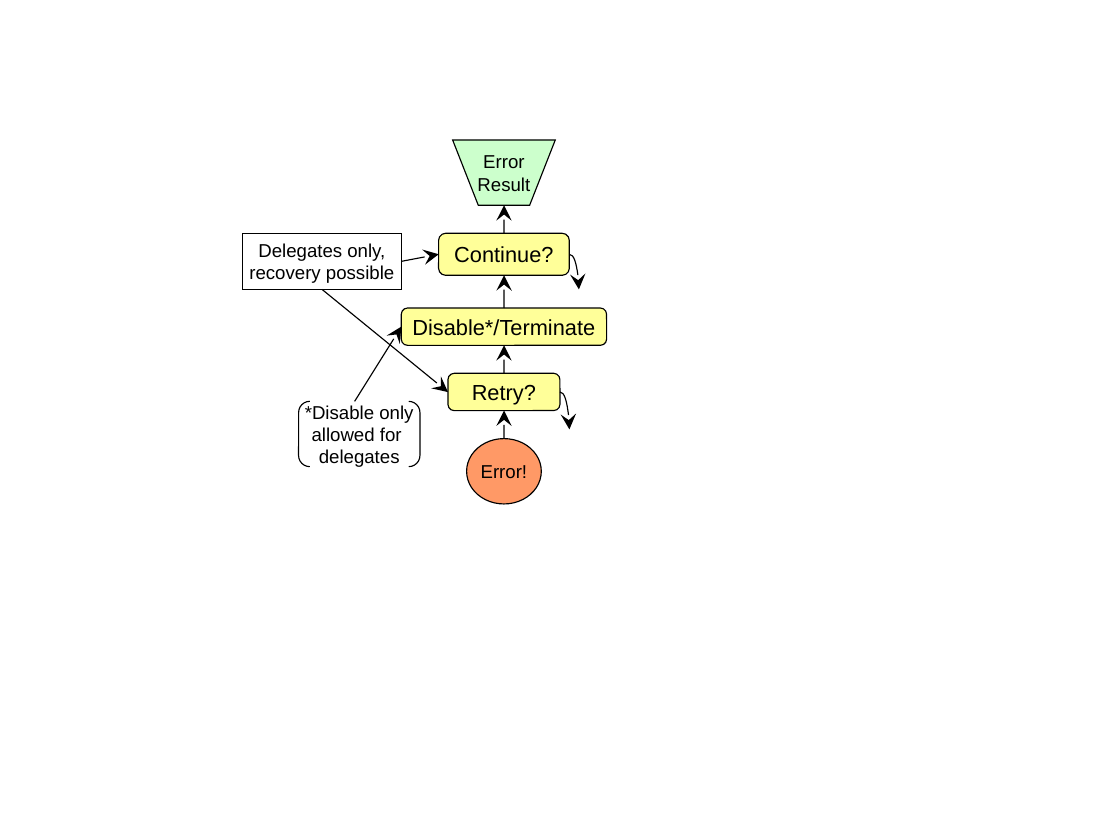
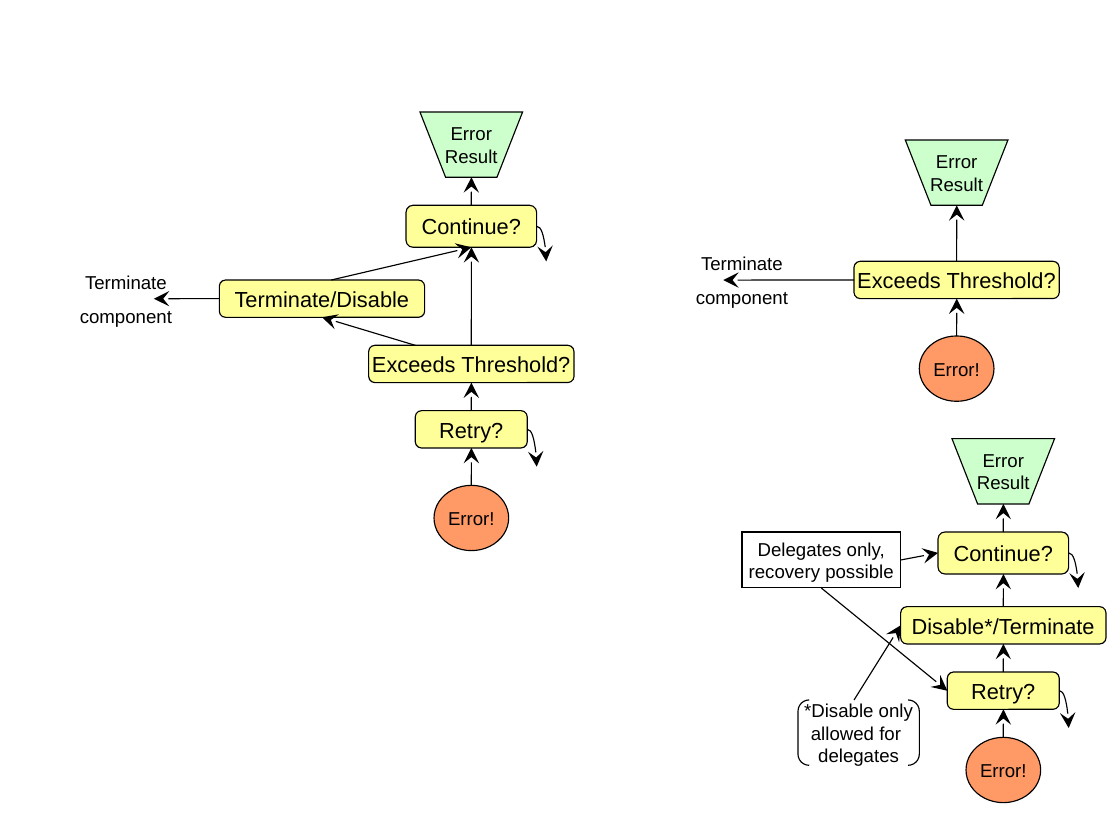
Before and after one commit to apache/uima-sandbox, a slide deck: slide 2 of uima-as/uima-as-docbooks/src/docbook/uima_async_scaleout/images/async.errorhandling/error_chain.ppt. Drawn at 1120x840 pixels with LibreOffice and Linux fonts; fonts in the diff are those of the drawing. Boxes give left, top, right and bottom in pixels: in the first picture for what was removed or moved away, otherwise in the second. Text is boxed around its words. In the diff, an @@ line names an element or a change of style, - is before the commit and + after.

Commit message:
[UIMA-1028] 2 new figs in place of fig 2.1 in Error Handling diagram.

```diff
--- a/uima-as/uima-as-docbooks/src/docbook/uima_async_scaleout/images/async.errorhandling/error_chain.ppt
+++ b/uima-as/uima-as-docbooks/src/docbook/uima_async_scaleout/images/async.errorhandling/error_chain.ppt
@@ freeform shape added at bbox=[905, 140, 1008, 205], fill #CCFFCC, outline #000000 0.74 pt, 12 pt, text #000000 @@
+Error
+Result
@@ 2 arrows, 1 rounded rectangle, 1 freeform shape: place and size @@
-2 arrows, 1 rounded rectangle, 1 freeform shape at bbox=[439, 140, 570, 439]
+2 arrows, 1 rounded rectangle, 1 freeform shape at bbox=[407, 112, 538, 411]
@@ arrow added from (956, 261) to (956, 205), #000000 0.74 pt @@
@@ curved arrow moved from (569, 254) - (579, 289) to (536, 226) - (547, 261) @@
@@ arrow moved from (401, 261) - (439, 254) to (332, 280) - (472, 248) @@
@@ arrow moved from (504, 308) - (504, 276) to (472, 345) - (472, 248) @@
@@ text added at bbox=[696, 256, 788, 308], 12 pt, text #000000 @@
+Terminate
+component
@@ rounded rectangle added at bbox=[855, 261, 1060, 298], fill #FFFF99, outline #000000 0.74 pt, 14 pt, text #000000 @@
+Exceeds Threshold?
@@ text added at bbox=[80, 275, 172, 327], 12 pt, text #000000 @@
+Terminate
+component
@@ arrow added from (220, 299) to (153, 299), #000000 0.74 pt @@
@@ rounded rectangle added at bbox=[220, 280, 424, 317], fill #FFFF99, outline #000000 0.74 pt, 14 pt, text #000000 @@
+Terminate/Disable
@@ arrow added from (855, 280) to (724, 280), #000000 0.74 pt @@
@@ arrow added from (956, 336) to (956, 299), #000000 0.74 pt @@
@@ arrow moved from (321, 289) - (448, 392) to (416, 345) - (321, 317) @@
@@ rounded rectangle added at bbox=[368, 345, 573, 382], fill #FFFF99, outline #000000 0.74 pt, 14 pt, text #000000 @@
+Exceeds Threshold?
@@ ellipse added at bbox=[920, 336, 995, 401], fill #FF9966, outline #000000 0.74 pt, 12 pt, text #000000 @@
+Error!
@@ rounded rectangle "Retry?": place and size @@
-rounded rectangle "Retry?" at bbox=[448, 373, 560, 410]
+rounded rectangle "Retry?" at bbox=[416, 411, 528, 448]
@@ arrow moved from (504, 373) - (504, 345) to (472, 485) - (472, 448) @@
@@ curved arrow moved from (560, 392) - (569, 429) to (528, 429) - (536, 467) @@
@@ freeform shape added at bbox=[952, 439, 1055, 504], fill #CCFFCC, outline #000000 0.74 pt, 12 pt, text #000000 @@
+Error
+Result
@@ ellipse "Error!": place and size @@
-ellipse "Error!" at bbox=[467, 439, 542, 504]
+ellipse "Error!" at bbox=[435, 485, 510, 550]
@@ arrow added from (1004, 532) to (1004, 504), #000000 0.74 pt @@
@@ rounded rectangle added at bbox=[939, 532, 1070, 575], fill #FFFF99, outline #000000 0.74 pt, 14 pt, text #000000 @@
+Continue?
@@ arrow added from (900, 560) to (939, 553), #000000 0.74 pt @@
@@ curved arrow added from (1068, 553) to (1079, 588), #000000 0.74 pt @@
@@ arrow added from (821, 588) to (948, 691), #000000 0.74 pt @@
@@ arrow added from (1004, 607) to (1004, 573), #000000 0.74 pt @@
@@ 1 rounded rectangle, 1 rectangle, 1 bracket pair, 1 arrow: place and size @@
-1 rounded rectangle, 1 rectangle, 1 bracket pair, 1 arrow at bbox=[243, 233, 606, 466]
+1 rounded rectangle, 1 rectangle, 1 bracket pair, 1 arrow at bbox=[743, 532, 1105, 765]
@@ arrow added from (1004, 672) to (1004, 644), #000000 0.74 pt @@
@@ rounded rectangle added at bbox=[948, 672, 1060, 709], fill #FFFF99, outline #000000 0.74 pt, 14 pt, text #000000 @@
+Retry?
@@ arrow added from (1004, 737) to (1004, 709), #000000 0.74 pt @@
@@ curved arrow added from (1060, 691) to (1068, 728), #000000 0.74 pt @@
@@ ellipse added at bbox=[967, 737, 1042, 802], fill #FF9966, outline #000000 0.74 pt, 12 pt, text #000000 @@
+Error!
```
Also in this commit, not shown: 5 other slides changed, 5 other files.
